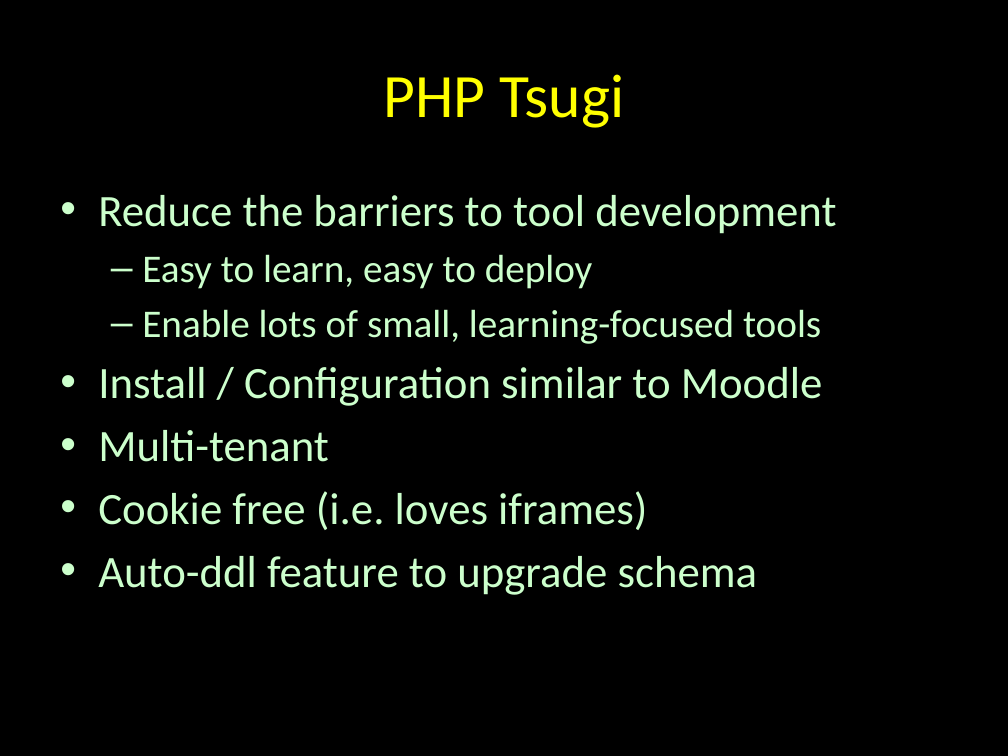
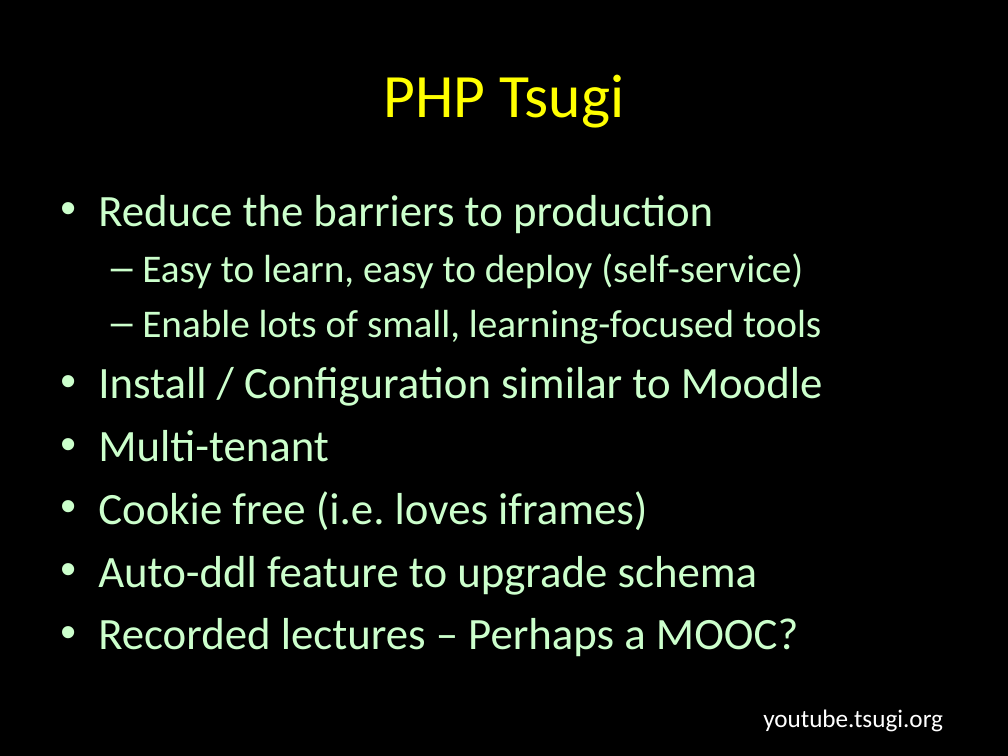
Before and after one commit to csev/tsugi-web, a slide deck: slide 7 of docs/lectures/00-Mini.pptx (slide 4 before the commit). Drawn at 1008x756 pixels with LibreOffice and Linux fonts; fonts in the diff are those of the drawing. Boxes give left, top, right and bottom in pixels: in the first picture for what was removed or moved away, otherwise in the second. Text is boxed around its words. In the diff, an @@ line names an element or a change of style, - is before the commit and + after.

```diff
--- a/docs/lectures/00-Mini.pptx
+++ b/docs/lectures/00-Mini.pptx
@@ text at bbox=[98, 195, 803, 289]: text changed; size 32 to 28 pt @@
-• Reduce the barriers to tool development
-  – Easy to learn, easy to deploy
+• Reduce the barriers to production
+  – Easy to learn, easy to deploy (self-service)
@@ text at bbox=[98, 618, 798, 657]: paragraph added @@
+• Recorded lectures – Perhaps a MOOC?
@@ text added at bbox=[763, 709, 943, 732], 18 pt, text #FFFFFF @@
+youtube.tsugi.org
```
Also in this commit, not shown: 2 other slides changed, 10 slides added, 1 slide removed, 2 other files.
